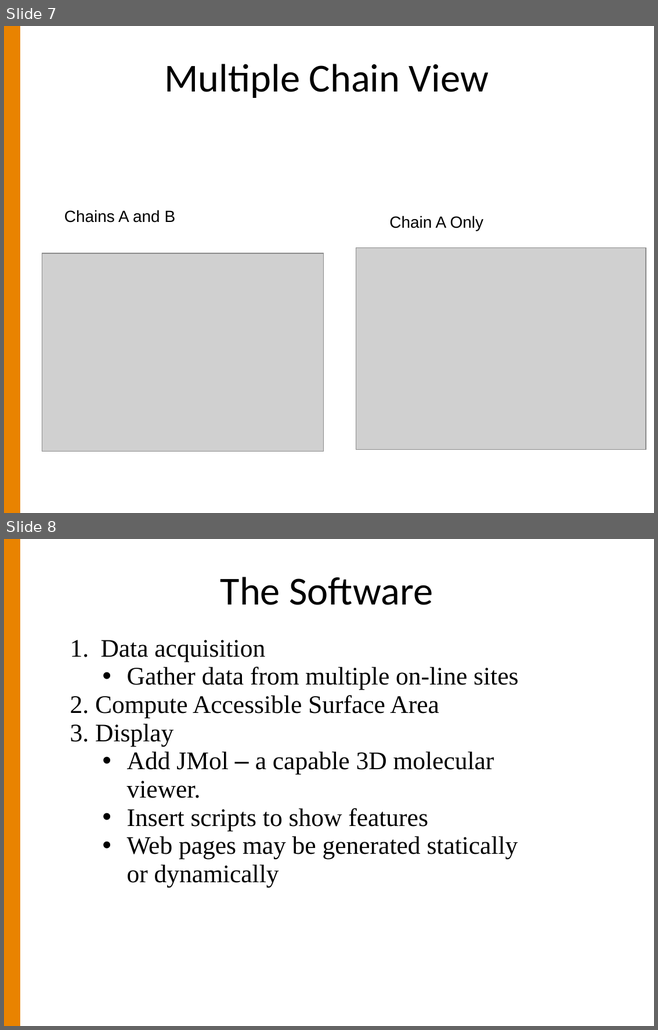
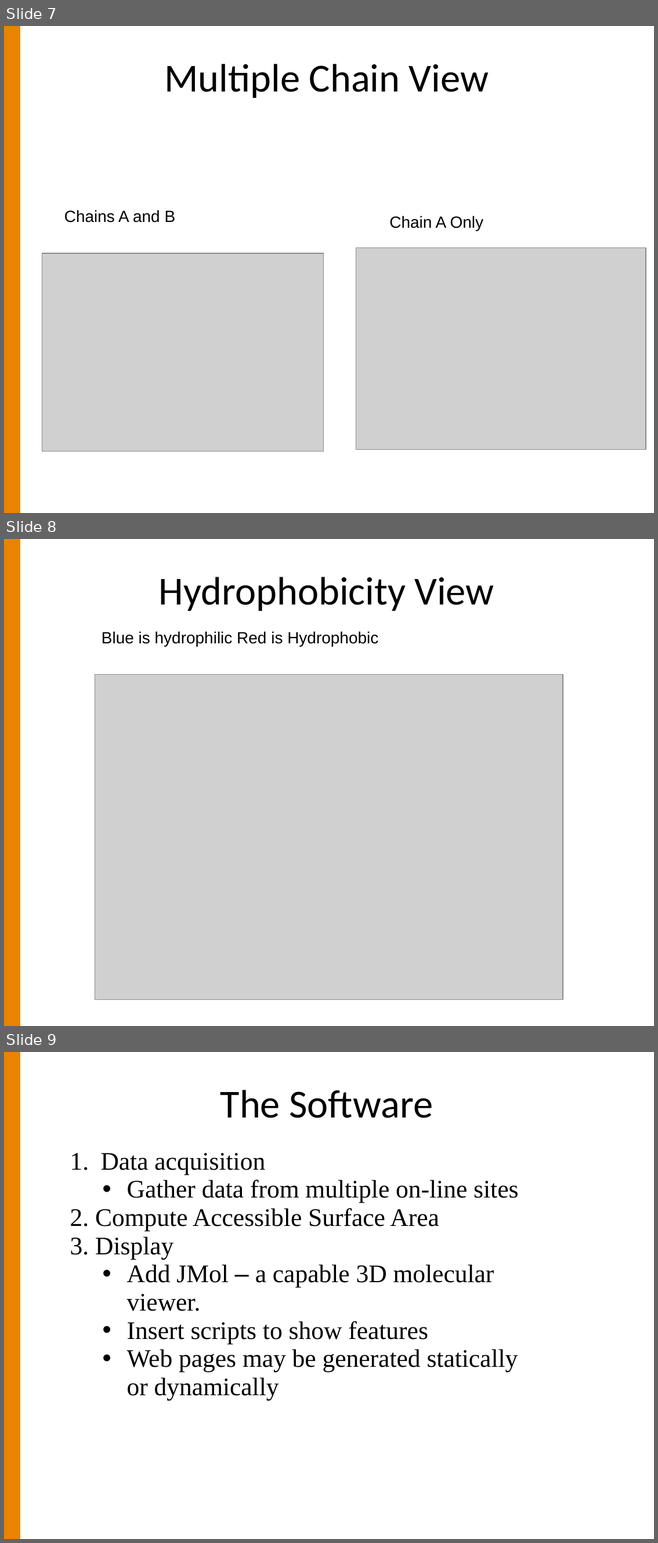
Before and after one commit to lordjoe/hydra-proteomics, a slide deck: jxtandem/Cascadia/2012/IlyaLabTalk.ppt. Shown one above the other, each under a label of ours: slides 7 and 8 before the commit, slides 7, 8 and 9 after it. The pictures are 658x1030 and 658x1543 pixels, drawn with LibreOffice and Linux fonts; fonts in the diff are those of the drawing; grey boxes stand for pictures; background and template pictures are left out. Boxes give left, top, right and bottom in pixels: in the first picture for what was removed or moved away, otherwise in the second. Text is boxed around its words. In the diff, an @@ line names an element or a change of style, - is before the commit and + after.

```diff
--- a/jxtandem/Cascadia/2012/IlyaLabTalk.ppt
+++ b/jxtandem/Cascadia/2012/IlyaLabTalk.ppt
@@ slide 8 added at [4,539,654,1026], background #FFFFFF; not listed: 1 template element that a slide beside it also shows @@
@@ title added at [159,577,494,611], 44 pt, text #000000 @@
+Hydrophobicity View
@@ text added at [101,631,378,646], 18 pt, text #000000 @@
+Blue is hydrophilic Red is Hydrophobic
@@ picture added at [95,674,563,1000] @@
@@ what was slide 8 is now slide 9 @@
```
Also in this commit, not shown: 9 other files.
